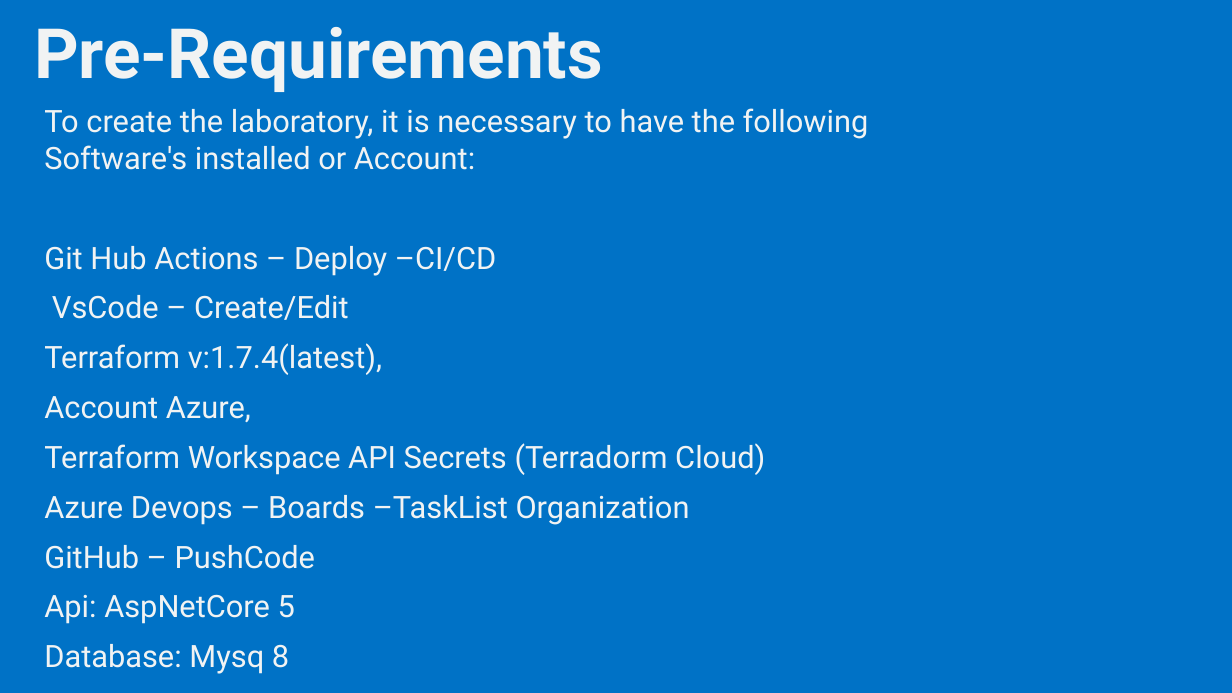
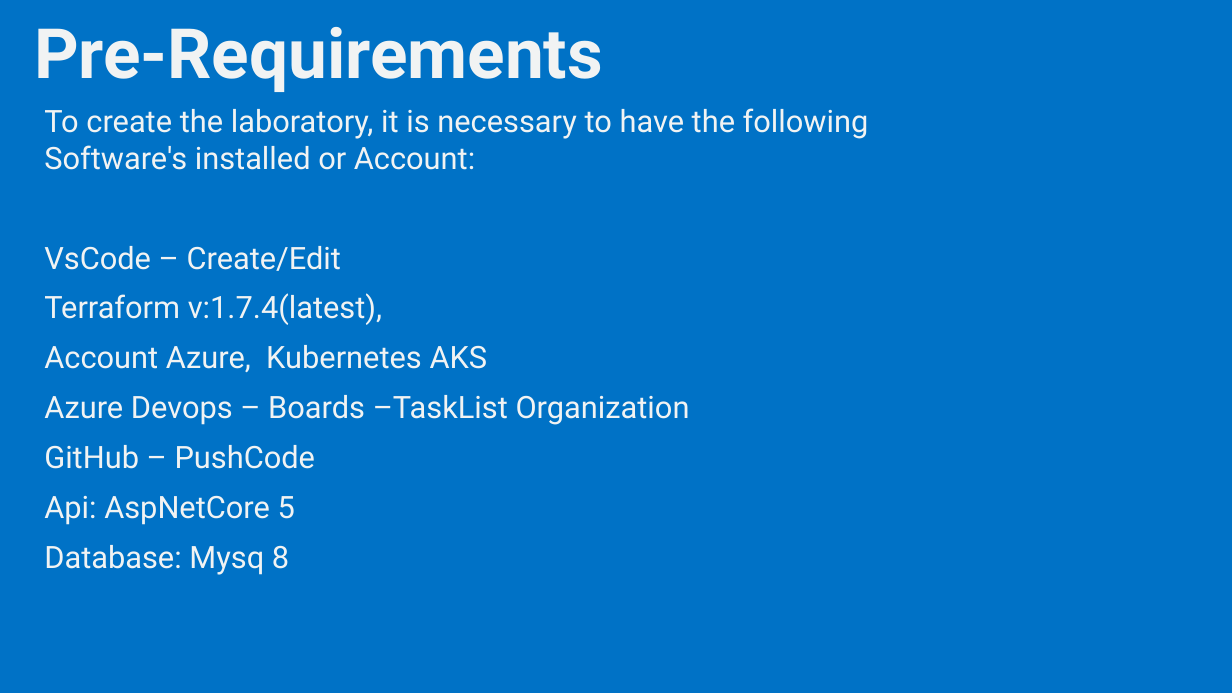
Before and after one commit to rodrigomororodrigues/FullStackApp-Challenge, a slide deck: slide 4 of ChallengeAPI-AKS-Presentation-DeploymentAPP-final.pptx. Drawn at 1232x693 pixels with LibreOffice and Linux fonts; fonts in the diff are those of the drawing. Boxes give left, top, right and bottom in pixels: in the first picture for what was removed or moved away, otherwise in the second. Text is boxed around its words. In the diff, an @@ line names an element or a change of style, - is before the commit and + after.

Commit message:
Presentation PPT

```diff
--- a/ChallengeAPI-AKS-Presentation-DeploymentAPP-final.pptx
+++ b/ChallengeAPI-AKS-Presentation-DeploymentAPP-final.pptx
@@ text at (44,246,497,276): paragraph removed @@
-Git Hub Actions – Deploy –CI/CD
@@ text at (44,345,488,372): text changed @@
-Account Azure,
-Terraform Workspace API Secrets (Terradorm Cloud)
+Account Azure, Kubernetes AKS
```
Also in this commit, not shown: 2 other slides changed, 2 slides added, 2 slides removed, 12 other files.
